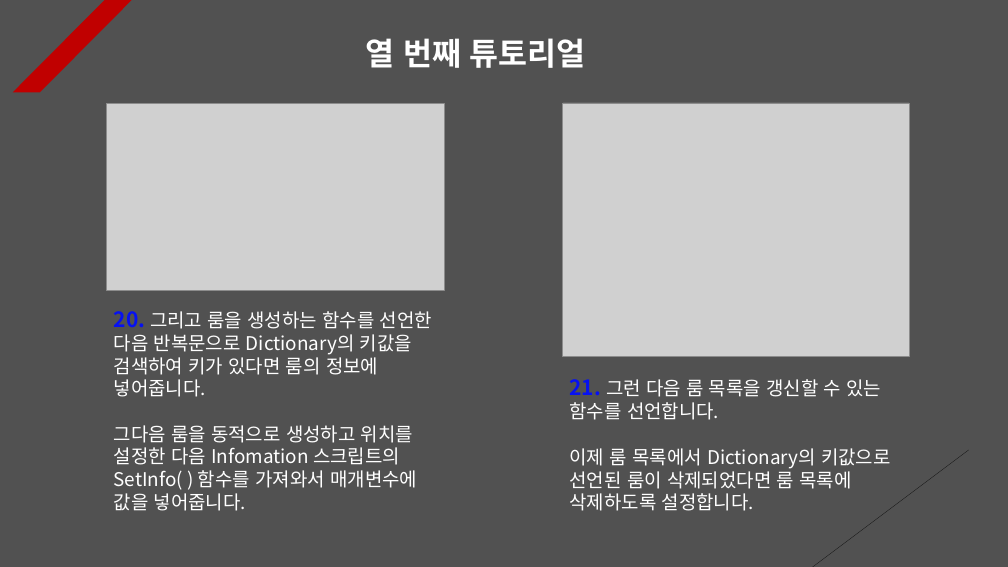
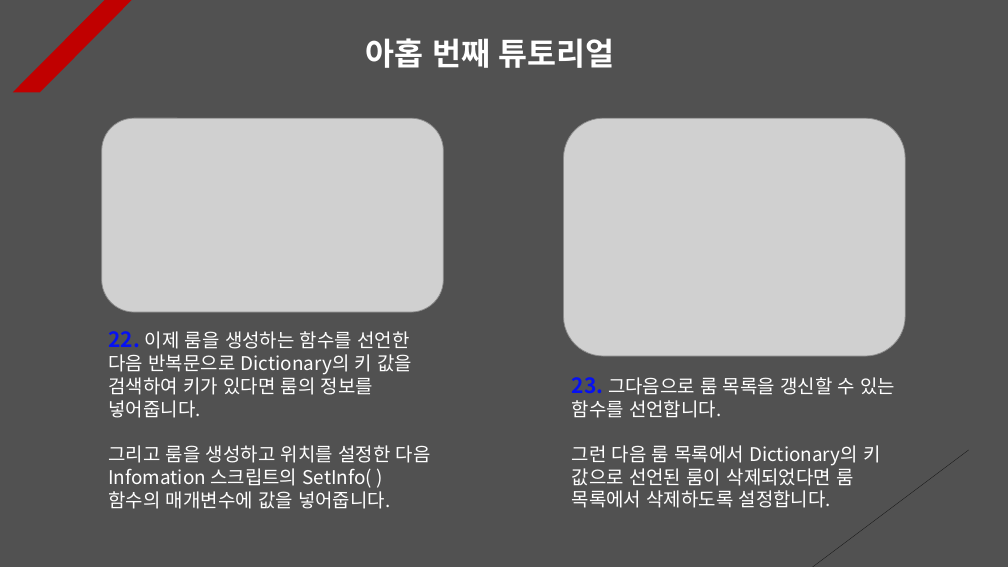
Before and after one commit to Unity2033/3D-UnityEngine, a slide deck: slide 9 of Assets/Class/Photon Server/PPT Data/Photon Room.pptx (slide 10 before the commit). Drawn at 1008x567 pixels with LibreOffice and Linux fonts; fonts in the diff are those of the drawing; grey boxes stand for pictures. Boxes give left, top, right and bottom in pixels: in the first picture for what was removed or moved away, otherwise in the second. Text is boxed around its words. In the diff, an @@ line names an element or a change of style, - is before the commit and + after.

```diff
--- a/Assets/Class/Photon Server/PPT Data/Photon Room.pptx
+++ b/Assets/Class/Photon Server/PPT Data/Photon Room.pptx
@@ text at box(365, 38, 615, 68): text changed @@
-열 번째 튜토리얼
+아홉 번째 튜토리얼
@@ picture: place and size @@
-picture at box(107, 103, 444, 290)
+picture at box(102, 118, 444, 312)
@@ picture: place and size @@
-picture at box(563, 103, 910, 357)
+picture at box(563, 118, 905, 356)
@@ text at box(108, 331, 431, 509): text changed @@
-20. 그리고 룸을 생성하는 함수를 선언한 다음 반복문으로 Dictionary의 키값을 검색하여 키가 있다면 룸의 정보에 넣어줍니다.
-그다음 룸을 동적으로 생성하고 위치를 설정한 다음 Infomation 스크립트의 SetInfo( ) 함수를 가져와서 매개변수에 값을 넣어줍니다.
+22. 이제 룸을 생성하는 함수를 선언한 다음 반복문으로 Dictionary의 키 값을 검색하여 키가 있다면 룸의 정보를 넣어줍니다.
+그리고 룸을 생성하고 위치를 설정한 다음 Infomation 스크립트의 SetInfo( ) 함수의 매개변수에 값을 넣어줍니다.
@@ text at box(572, 377, 896, 508): text changed @@
-21. 그런 다음 룸 목록을 갱신할 수 있는 함수를 선언합니다.
-이제 룸 목록에서 Dictionary의 키값으로 선언된 룸이 삭제되었다면 룸 목록에 삭제하도록 설정합니다.
+23. 그다음으로 룸 목록을 갱신할 수 있는 함수를 선언합니다.
+그런 다음 룸 목록에서 Dictionary의 키 값으로 선언된 룸이 삭제되었다면 룸 목록에서 삭제하도록 설정합니다.
```
Also in this commit, not shown: 4 other slides changed, 2 slides added, 1 slide removed, 17 other files.
